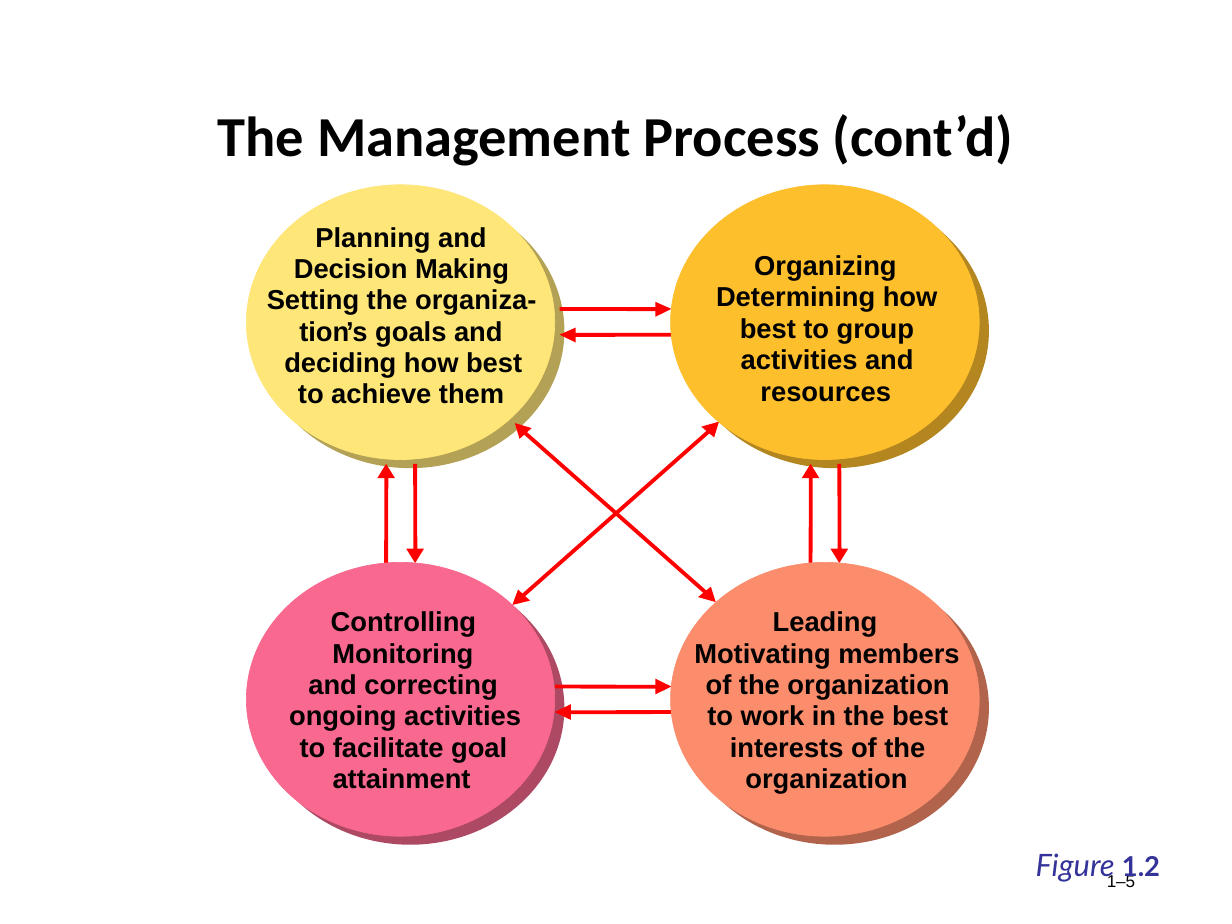
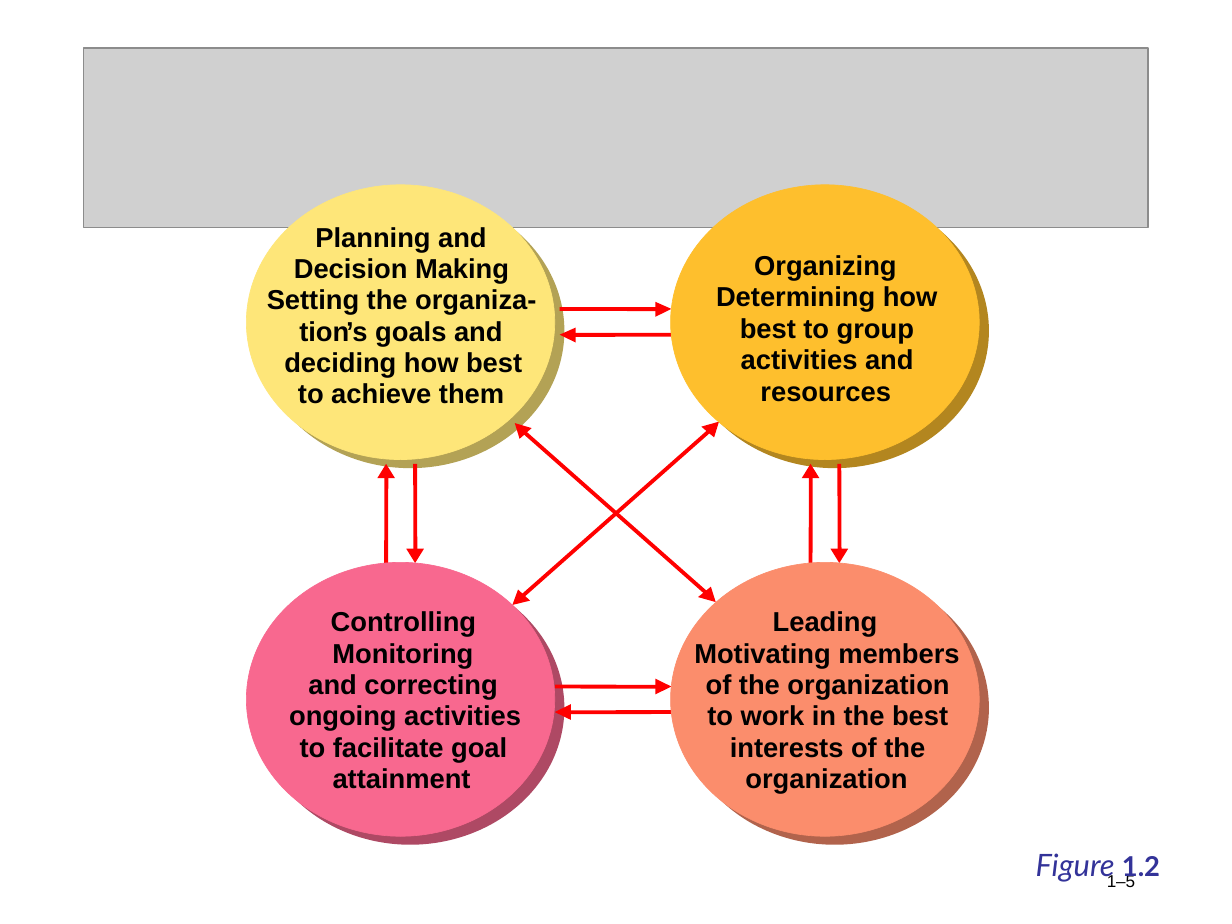
Before and after one commit to AbdullahRFA/3_2_ALL_Resources, a slide deck: slide 5 of Management & Accounting /Management/Chapter-1 (MGT).ppt. Drawn at 1232x924 pixels with LibreOffice and Linux fonts; fonts in the diff are those of the drawing; grey boxes stand for pictures. Boxes give left, top, right and bottom in pixels: in the first picture for what was removed or moved away, otherwise in the second. Text is boxed around its words. In the diff, an @@ line names an element or a change of style, - is before the commit and + after.

Commit message:
added management and accoutn tutorial

```diff
--- a/Management & Accounting /Management/Chapter-1 (MGT).ppt
+++ b/Management & Accounting /Management/Chapter-1 (MGT).ppt
@@ picture added at (x1=84, y1=48, x2=1148, y2=228) @@
@@ title removed at (x1=218, y1=114, x2=1014, y2=166) @@
-The Management Process (cont’d)
```
Also in this commit, not shown: 14 other slides changed, 2 slides added, 2 slides removed, 5 other files.
